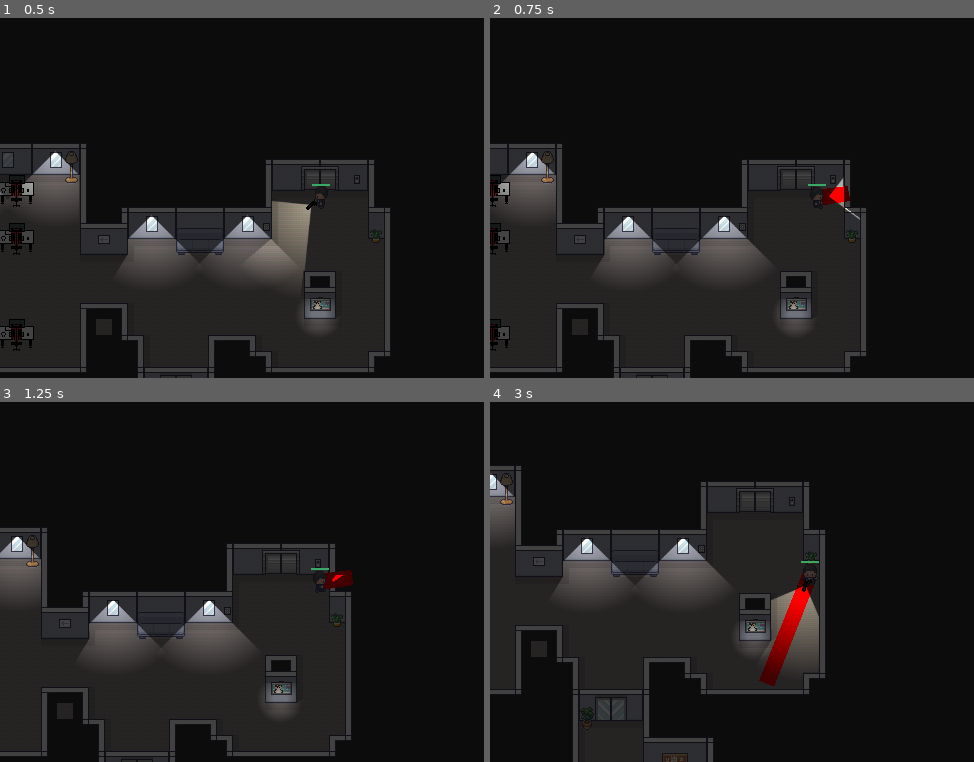
Above: before the commit, frames 1-4 (two rows, left to right).
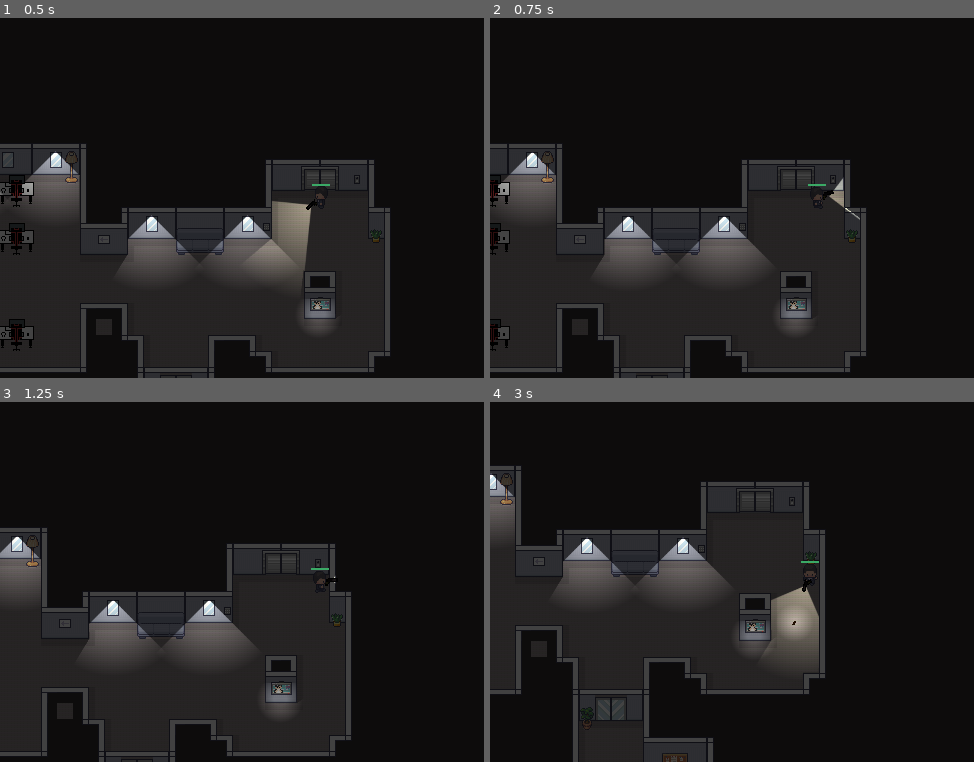
Above: after the commit, the same moments.

Repository: michalkornaus/office-inferno
Game: Godot game, scene res://Scenes/GameScene.tscn
Same seed, same stepped clock (60 frames per second), same inputs: the game is played once before the commit and once after it.
Inputs (mouse positions are in pixels of both pictures, inside the frame that each line leads up to):
- Up to frame 1 (0.5 s): no input
- Up to frame 2 (0.75 s): move the mouse to (949, 180) at 0.52 s; hold D (right) from 0.53 s (still down); click (949, 180) at 0.67 s
- Up to frame 3 (1.25 s): keep holding D (right)
- Up to frame 4 (3 s): move the mouse to (683, 600) at 1.27 s; release D (right) at 1.28 s; hold S (down) 1.28-2.03 s; click (683, 600) at 1.42 s; move the mouse to (872, 502) at 2.02 s; hold D (right) 2.03-2.78 s; click (872, 502) at 2.17 s; tap Enter at 2.75 s; move the mouse to (780, 654) at 2.77 s; hold W (up) from 2.78 s (still down); click (780, 654) at 2.92 s

Frame 1 is identical in both runs. In frame 2, 0.2% of the frame differs, in the area x 68-75%, y 46-52%; in frame 3, 0.2%; in frame 4, 1.1%, in the area x 55-68%, y 47-79%.

Commit message:
Proper shooting mechanic

Diff:
--- /dev/null
+++ b/Scenes/BulletBehaviour.gd
@@ -0,0 +1,15 @@
+extends CharacterBody2D
+@export var speed: float = 400
+func _ready():
+	velocity *= speed
+
+func _physics_process(delta):
+	var slide = move_and_slide()
+	if slide: #if slide == true, collision occurred -> destroy bullet
+		var collision = get_last_slide_collision()
+		var collider = collision.get_collider()
+		if collider is not Bat:
+			queue_free()
+		else:
+			collider.change_health(-5, "Fire")
+			queue_free()
--- a/Scenes/GameScene.tscn
+++ b/Scenes/GameScene.tscn
@@ -10,6 +10,7 @@
 [ext_resource type="Script" path="res://Scripts/CameraMovement.gd" id="5_00dp4"]
 [ext_resource type="PackedScene" uid="uid://dh0y6hspyvu8j" path="res://Scenes/Player.tscn" id="9_dsduy"]
 [ext_resource type="Texture2D" uid="uid://bwmkwolp74f4p" path="res://Textures/flashlight_pointlight.png" id="9_un40d"]
+[ext_resource type="PackedScene" uid="uid://cd22h0318b3j" path="res://Scenes/PistolBullet.tscn" id="12_wyek6"]
 [ext_resource type="PackedScene" uid="uid://cn3mftxvn0ajl" path="res://Scenes/DemonBat.tscn" id="14_atbet"]
 
 [sub_resource type="NavigationPolygon" id="NavigationPolygon_4wif6"]
@@ -1867,6 +1868,7 @@
 
 [node name="Player" parent="." instance=ExtResource("9_dsduy")]
 position = Vector2(129, -105)
+pistol_scene = ExtResource("12_wyek6")
 
 [node name="DemonBat" parent="." instance=ExtResource("14_atbet")]
 position = Vector2(-280, -96)
--- /dev/null
+++ b/Scenes/PistolBullet.tscn
@@ -0,0 +1,38 @@
+[gd_scene load_steps=6 format=3 uid="uid://cd22h0318b3j"]
+
+[ext_resource type="Texture2D" uid="uid://da0jum6prm7ki" path="res://Textures/neutral_point_light.webp" id="1_1ptad"]
+[ext_resource type="Script" path="res://Scenes/BulletBehaviour.gd" id="1_v4sei"]
+
+[sub_resource type="CapsuleShape2D" id="CapsuleShape2D_k8p0v"]
+radius = 1.0
+height = 4.0
+
+[sub_resource type="Gradient" id="Gradient_uclq4"]
+offsets = PackedFloat32Array(0.570225)
+colors = PackedColorArray(0.100624, 0.0469366, 0.000484562, 1)
+
+[sub_resource type="GradientTexture1D" id="GradientTexture1D_8ee8v"]
+gradient = SubResource("Gradient_uclq4")
+width = 1
+
+[node name="PistolBullet" type="CharacterBody2D"]
+collision_layer = 16
+collision_mask = 9
+motion_mode = 1
+script = ExtResource("1_v4sei")
+
+[node name="CollisionShape2D" type="CollisionShape2D" parent="."]
+rotation = -1.5708
+shape = SubResource("CapsuleShape2D_k8p0v")
+
+[node name="Sprite2D" type="Sprite2D" parent="."]
+position = Vector2(-2, 1)
+rotation = -1.5708
+scale = Vector2(2, 4)
+texture = SubResource("GradientTexture1D_8ee8v")
+
+[node name="PointLight2D" type="PointLight2D" parent="."]
+energy = 0.5
+shadow_enabled = true
+texture = ExtResource("1_1ptad")
+texture_scale = 0.15
--- a/Scenes/Player.tscn
+++ b/Scenes/Player.tscn
@@ -456,6 +456,9 @@
 scale = Vector2(1.25, 1.25)
 texture = ExtResource("8_hfl0g")
 
+[node name="GunMuzzle" type="Node2D" parent="GunHolder/GunSprite2D"]
+position = Vector2(6.4, -5.22137e-05)
+
 [node name="HealthBar" type="TextureProgressBar" parent="."]
 self_modulate = Color(0.800491, 0.800491, 0.800491, 1)
 texture_filter = 1
--- a/Scripts/DemonBat.gd
+++ b/Scripts/DemonBat.gd
@@ -1,4 +1,5 @@
 extends CharacterBody2D
+class_name Bat
 ## HEALTH VARIABLES
 @export var enemy_health: int = 25
 var current_health: int:
--- a/Scripts/PlayerBehaviour.gd
+++ b/Scripts/PlayerBehaviour.gd
@@ -1,4 +1,5 @@
 extends "res://Scripts/PlayerMovement.gd"
+class_name Player
 
 @export var player_health: int = 100
 var current_health: int:
@@ -12,6 +13,9 @@
 @onready var health_bar: TextureProgressBar = $HealthBar
 @export var info_label: PackedScene
 
+@onready var gun_muzzle: Node2D = $GunHolder/GunSprite2D/GunMuzzle
+@export var pistol_scene: PackedScene
+
 func _ready():
 	current_health = player_health
 	health_bar.set_max(player_health)
@@ -20,28 +24,15 @@
 func _input(event):
 	if event is InputEventMouseButton:
 		if event.button_index == MOUSE_BUTTON_LEFT and event.pressed:
-			check_collision()
+			spawn_projectile()
+			#check_collision()
 
-var can_draw: bool = false
-var result_pos: Vector2
-func check_collision():
-	var end_pos = global_position + global_position.direction_to(get_global_mouse_position()) * 1000
-	var query = PhysicsRayQueryParameters2D.create(global_position, end_pos)
-	query.collide_with_bodies = true
-	query.exclude = [self]
-	var result = get_world_2d().direct_space_state.intersect_ray(query)
-	print(result)
-	if result:
-		if result.collider.is_in_group("Enemy"):
-			result.collider.change_health(-5, "Fire")
-		result_pos = result.position
-		can_draw = true
-		queue_redraw()
-
-func _draw():
-	if can_draw:
-		draw_line(to_local(global_position), to_local(result_pos), Color.RED, 16, false)
-		can_draw = false
+func spawn_projectile():
+	var new_bullet = pistol_scene.instantiate()
+	new_bullet.position = gun_muzzle.global_position
+	new_bullet.look_at(get_global_mouse_position())
+	new_bullet.velocity = gun_muzzle.global_position.direction_to(get_global_mouse_position())
+	get_parent().add_child(new_bullet)
 
 func change_health(amount, dmg_type):
 	self.current_health += amount
--- /dev/null
+++ b/Scripts/ScriptReference.gd
@@ -0,0 +1,55 @@
+extends Object
+## Unused code for drawing rays - maybe helpful for later
+#var can_draw: bool = false
+#var result_pos: Vector2
+#func check_collision():
+	#var end_pos = global_position + global_position.direction_to(get_global_mouse_position()) * 1000
+	#var query = PhysicsRayQueryParameters2D.create(global_position, end_pos)
+	#query.collide_with_bodies = true
+	#query.exclude = [self]
+	#var result = get_world_2d().direct_space_state.intersect_ray(query)
+	#print(result)
+	#if result:
+		#if result.collider.is_in_group("Enemy"):
+			#result.collider.change_health(-5, "Fire")
+		#result_pos = result.position
+		#can_draw = true
+		#queue_redraw()
+		#
+#func _draw():
+	#if can_draw:
+		#draw_line(to_local(global_position), to_local(result_pos), Color.RED, 16, false)
+		#can_draw = false
+
+## Code for bouncing bullets
+#extends CharacterBody2D
+#class_name Bullet
+#
+#@export var damage := 10.0
+#@export var initial_velocity := Vector2(50, 50)
+#@export var max_collisions := 6
+#
+#var collision_count := 0
+#
+#func _ready():
+	#velocity = initial_velocity
+#
+#func _physics_process(delta):
+	#collision_count = 0
+	#var collision = move_and_collide(velocity * delta)
+	#
+	#while (collision and collision_count < max_collisions):
+		#var collider = collision.get_collider()
+		#
+		#if collider is Player:
+			#collider.hit(damage)
+			#queue.free()
+			#break
+		#else:
+			#var normal = collision.get_normal()
+			#var remainder = collision.get_remainder()
+			#velocity = velocity.bounce(normal)
+			#remainder = remainder.bounce(normal)
+			#
+			#collision_count += 1
+			#collision = move_and_collide(remainder)
Not shown: 1 places in Scenes/GameScene.tscn that only renumber resources
